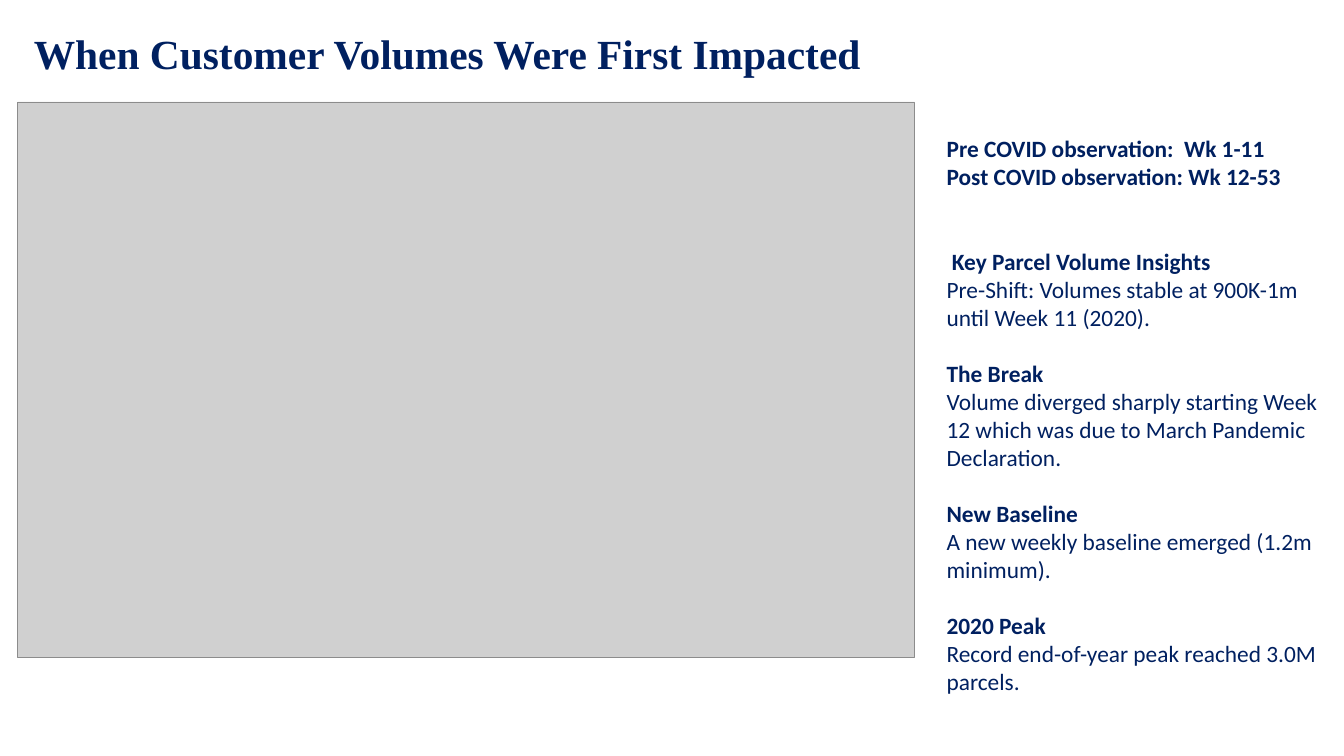
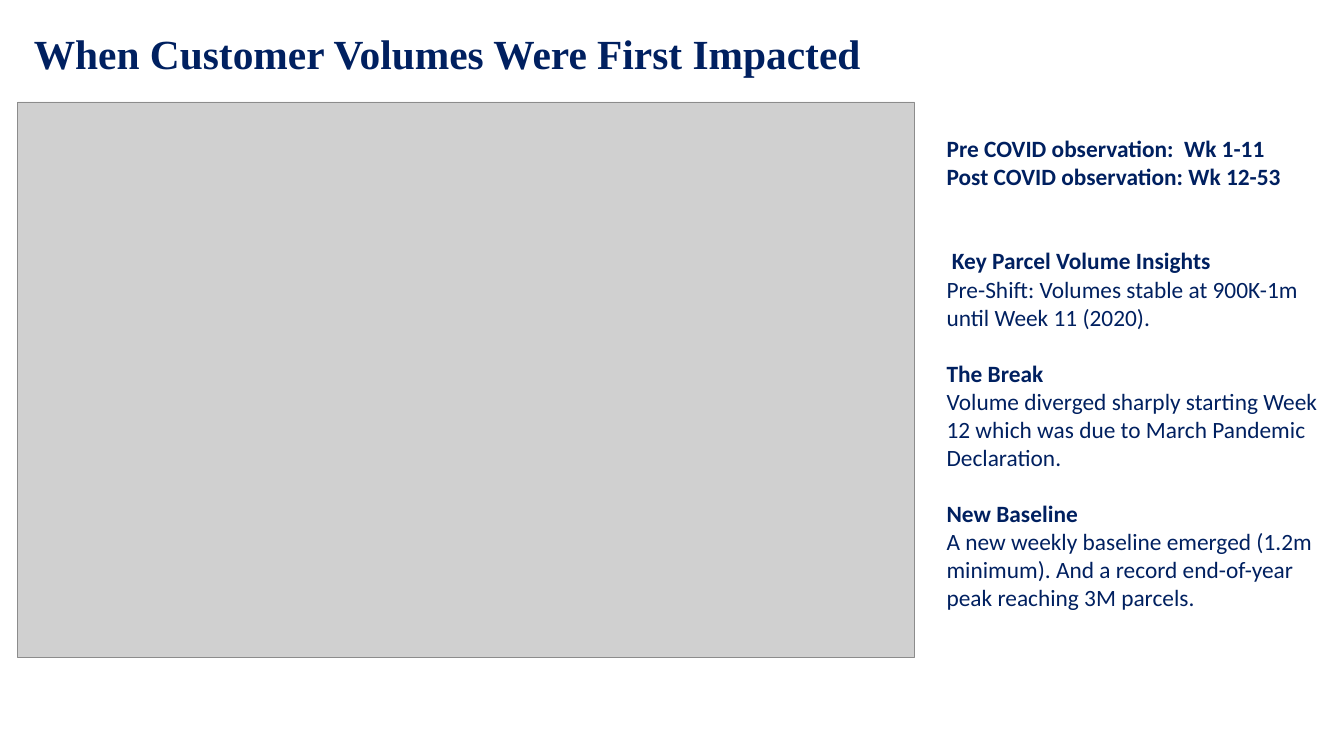
Before and after one commit to Nyleve-George/Covid_Parcel_Business_Project, a slide deck: slide 5 of PresentationE/The-COVID-19-Impact-on-ABC's-Business.pptx. Drawn at 1344x756 pixels with LibreOffice and Linux fonts; fonts in the diff are those of the drawing; grey boxes stand for pictures. Boxes give left, top, right and bottom in pixels: in the first picture for what was removed or moved away, otherwise in the second. Text is boxed around its words. In the diff, an @@ line names an element or a change of style, - is before the commit and + after.

```diff
--- a/PresentationE/The-COVID-19-Impact-on-ABC's-Business.pptx
+++ b/PresentationE/The-COVID-19-Impact-on-ABC's-Business.pptx
@@ text at box(947, 533, 1311, 610): text changed @@
-A new weekly baseline emerged (1.2m minimum).
-2020 Peak
-Record end-of-year peak reached 3.0M parcels.
+A new weekly baseline emerged (1.2m minimum). And a record end-of-year peak reaching 3M parcels.
```
Also in this commit, not shown: 7 other slides changed, 6 slides added, 2 slides removed, 2 other files.
